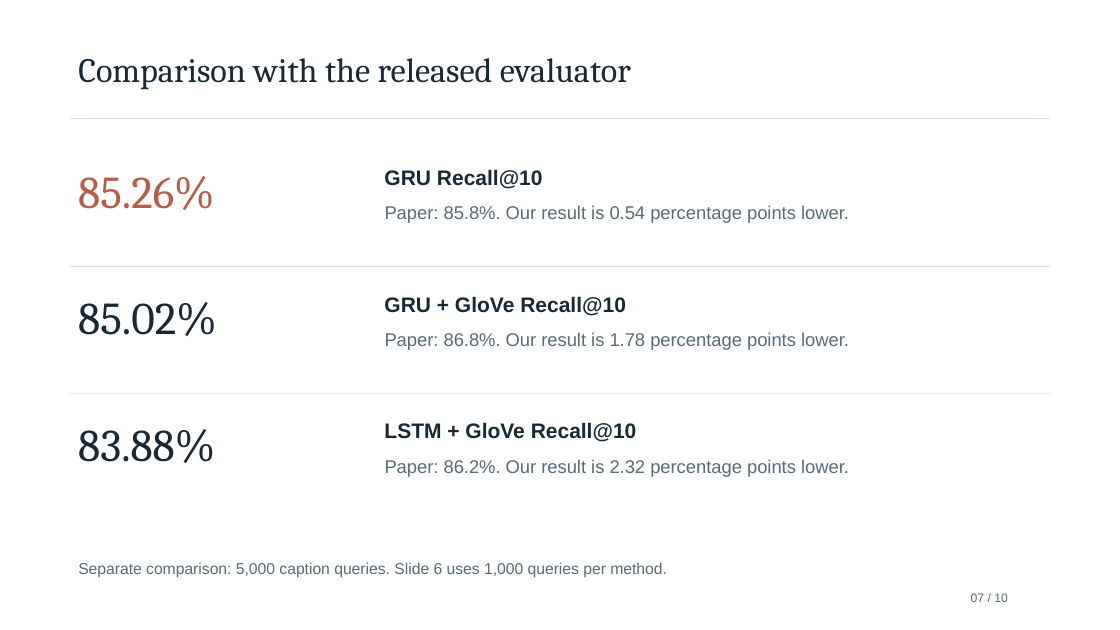
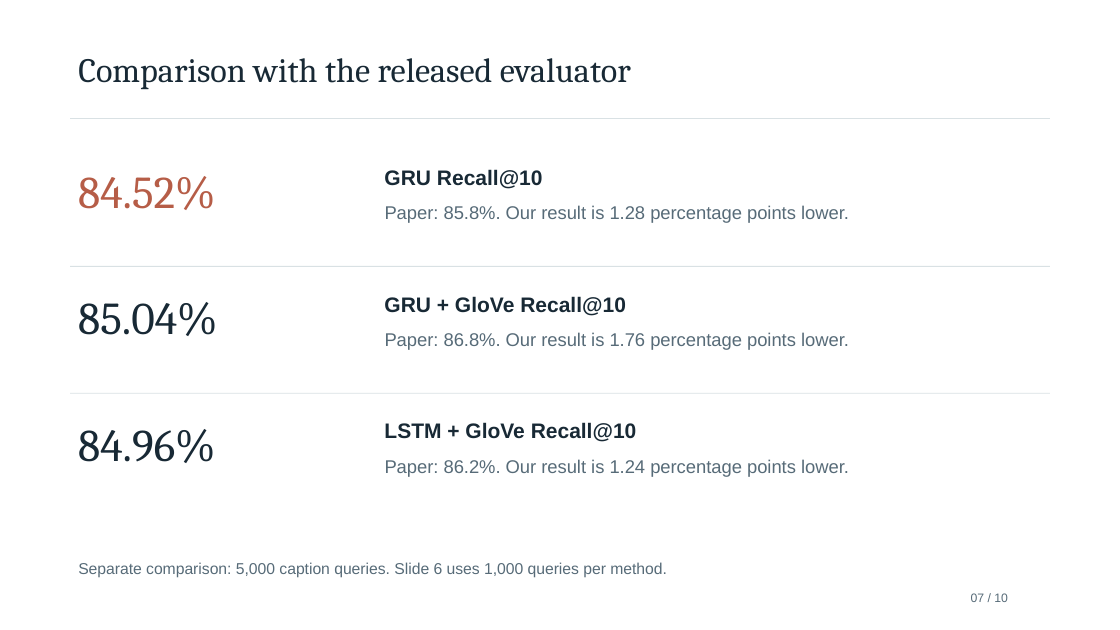
Before and after one commit to kishansaaai/ML_PROJECT, a slide deck: slide 7 of ML_PROJECT_review.pptx. Drawn at 1120x630 pixels with LibreOffice and Linux fonts; fonts in the diff are those of the drawing. Boxes give left, top, right and bottom in pixels: in the first picture for what was removed or moved away, otherwise in the second. Text is boxed around its words. In the diff, an @@ line names an element or a change of style, - is before the commit and + after.

Commit message:
Finalize author convention results and submission documents

```diff
--- a/ML_PROJECT_review.pptx
+++ b/ML_PROJECT_review.pptx
@@ text at <box>78,176,215,210</box>: text changed @@
-85.26%
+84.52%
@@ text at <box>385,205,849,223</box>: text changed @@
-Paper: 85.8%. Our result is 0.54 percentage points lower.
+Paper: 85.8%. Our result is 1.28 percentage points lower.
@@ text at <box>78,302,217,336</box>: text changed @@
-85.02%
+85.04%
@@ text at <box>78,429,215,463</box>: text changed @@
-83.88%
+84.96%
@@ text at <box>385,459,849,477</box>: text changed @@
-Paper: 86.2%. Our result is 2.32 percentage points lower.
+Paper: 86.2%. Our result is 1.24 percentage points lower.
```
Also in this commit, not shown: 4 other slides changed, 4 other files.
